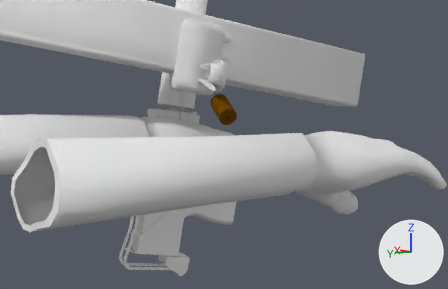
A saved change to the Blender file Joshua-Boo-Boos Mac-10 Mod - Copy/Mac-10 Backup.blend.
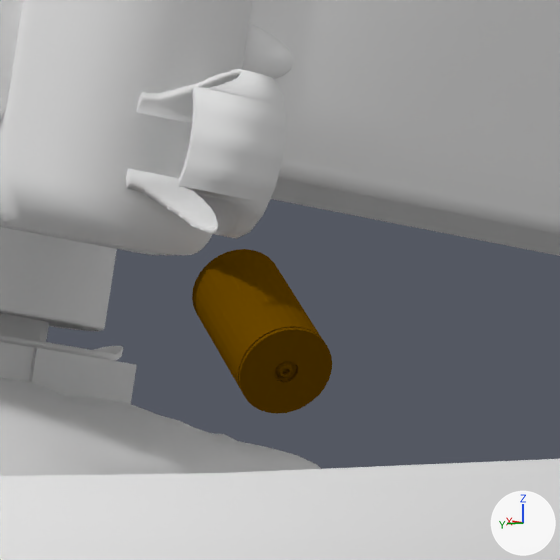
There are two pictures of each version: one from a camera (50 mm lens) standing at (-6.87, 4.53, -0.04) and looking at (4.79, -3.18, -1.32), one close up on the part from 39% to 62% of the width and 16% to 53% of the height. The axes (+X, +Y, +Z) are drawn at lower right. The lights are the same throughout.

Objects in the first close-up: 'Bolt', 'Bullet', 'Charging Handle', 'Hands.001', 'Mac-10', 'Magazine'.
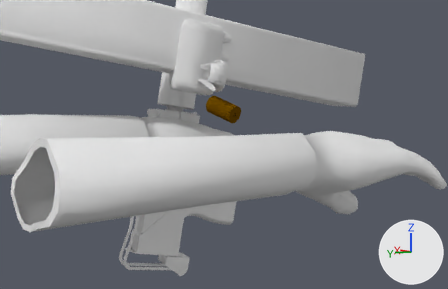
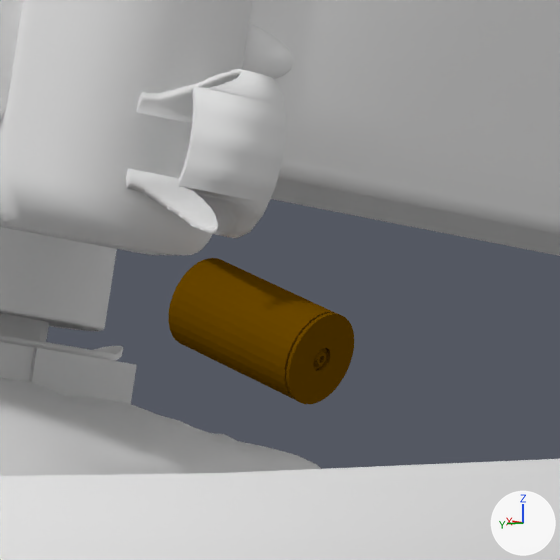
Edits to the scene script, one JSON object a line:
```json
{"op": "set", "path": "ob_bullet.rotation_euler", "old": "(-1.166, -1.052, -0.417)", "new": "(-0.106, -0.545, -0.319)", "note": "degrees (-67, -60, -24) -> degrees (-6.1, -31, -18)"}
```

What differs and where, as boxes [x1, y1, x2, y2] in the close-ups (560 x 560 px):
```json
{"object": "Bullet", "change": "turned", "before": [192, 249, 332, 414], "after": [168, 258, 354, 404]}
```
